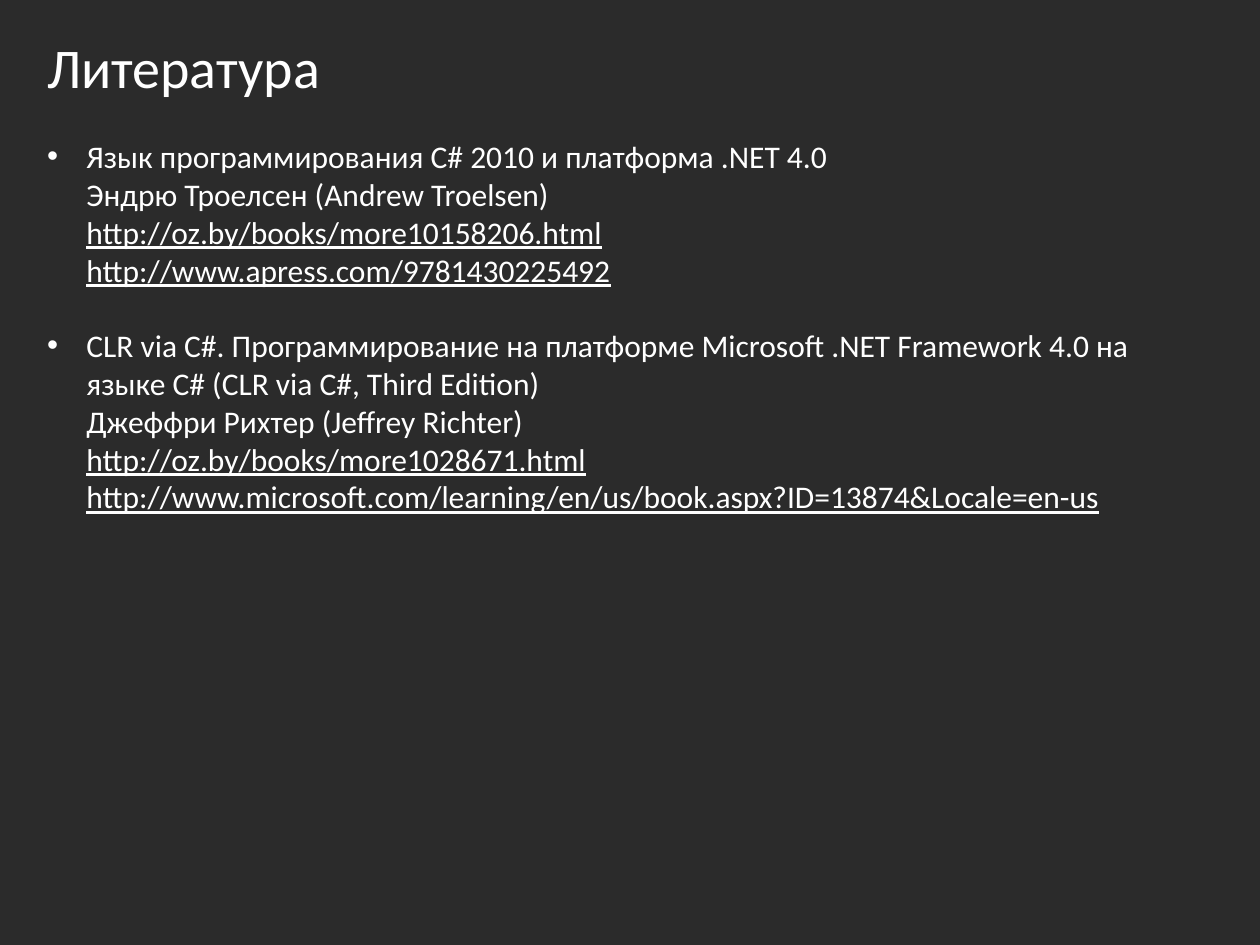
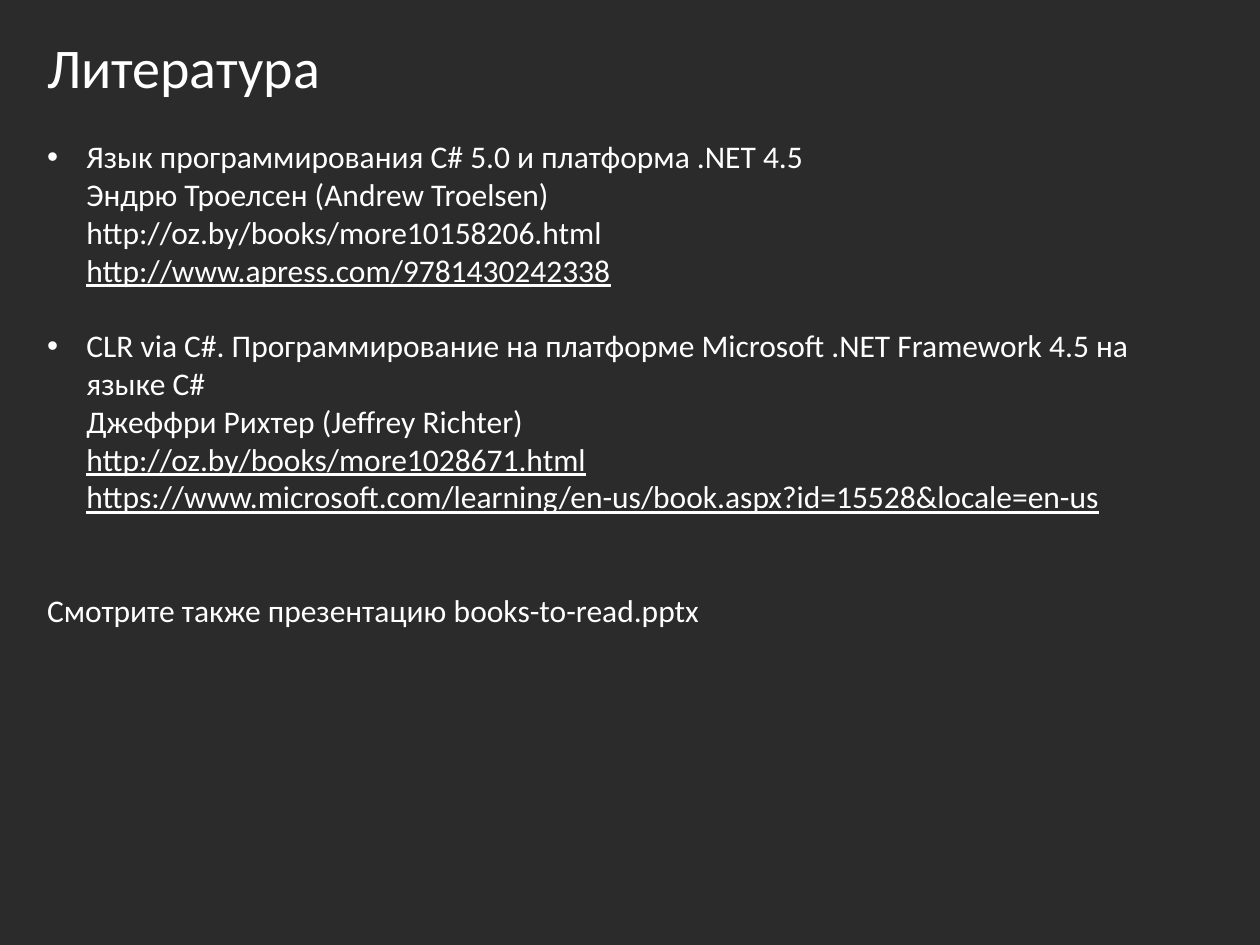
Before and after one commit to bazile/Training, a slide deck: slide 2 of Presentation/lesson-01.pptx. Drawn at 1260x945 pixels with LibreOffice and Linux fonts; fonts in the diff are those of the drawing; background and template pictures are left out; a plain dark background stands for a picture behind light text. Boxes give left, top, right and bottom in pixels: in the first picture for what was removed or moved away, otherwise in the second. Text is boxed around its words. In the diff, an @@ line names an element or a change of style, - is before the commit and + after.

Commit message:
Updated recommended books

```diff
--- a/Presentation/lesson-01.pptx
+++ b/Presentation/lesson-01.pptx
@@ text at (47,146,1128,627): text changed @@
-• Язык программирования C# 2010 и платформа .NET 4.0
-  Эндрю Троелсен (Andrew Troelsen)
-  http://oz.by/books/more10158206.html
-  http://www.apress.com/9781430225492
-• CLR via C#. Программирование на платформе Microsoft .NET Framework 4.0 на языке C# (CLR via C#, Third Edition)
-  Джеффри Рихтер (Jeffrey Richter)
-  http://oz.by/books/more1028671.html
-  http://www.microsoft.com/learning/en/us/book.aspx?ID=13874&Locale=en-us
+• Язык программирования C# 5.0 и платформа .NET 4.5
+  Эндрю Троелсен (Andrew Troelsen)
+  http://oz.by/books/more10158206.html
+  http://www.apress.com/9781430242338
+• CLR via C#. Программирование на платформе Microsoft .NET Framework 4.5 на языке C#
+  Джеффри Рихтер (Jeffrey Richter)
+  http://oz.by/books/more1028671.html
+  https://www.microsoft.com/learning/en-us/book.aspx?id=15528&locale=en-us
+Смотрите также презентацию books-to-read.pptx
```
Also in this commit, not shown: 1 other slide changed, 2 other files.
